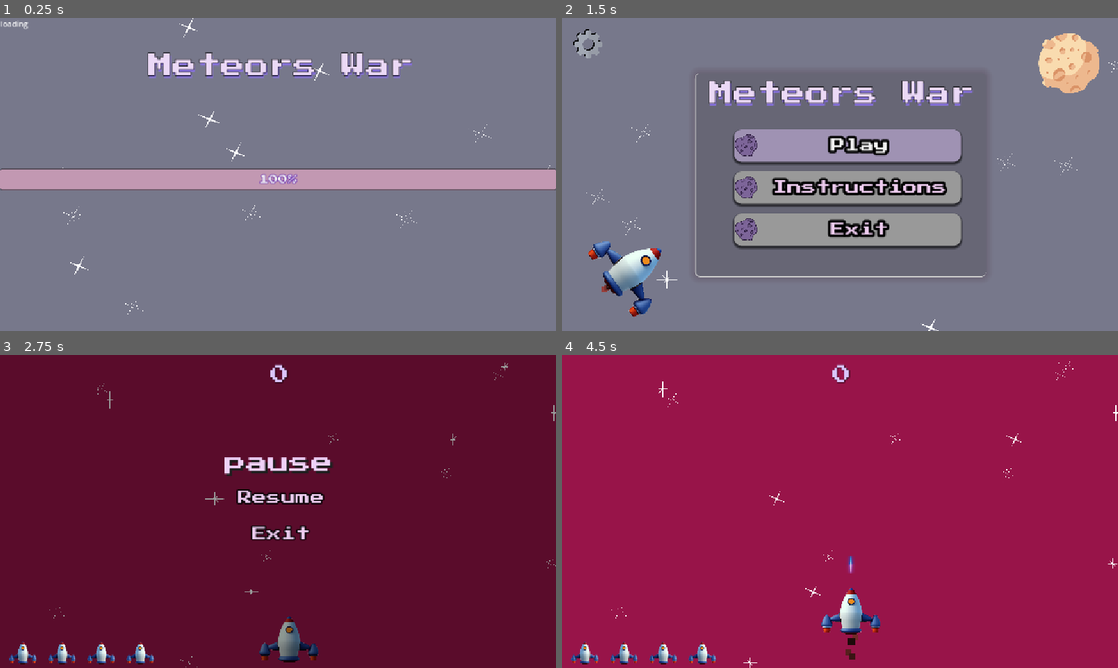
Above: before the commit, frames 1-4 (two rows, left to right).
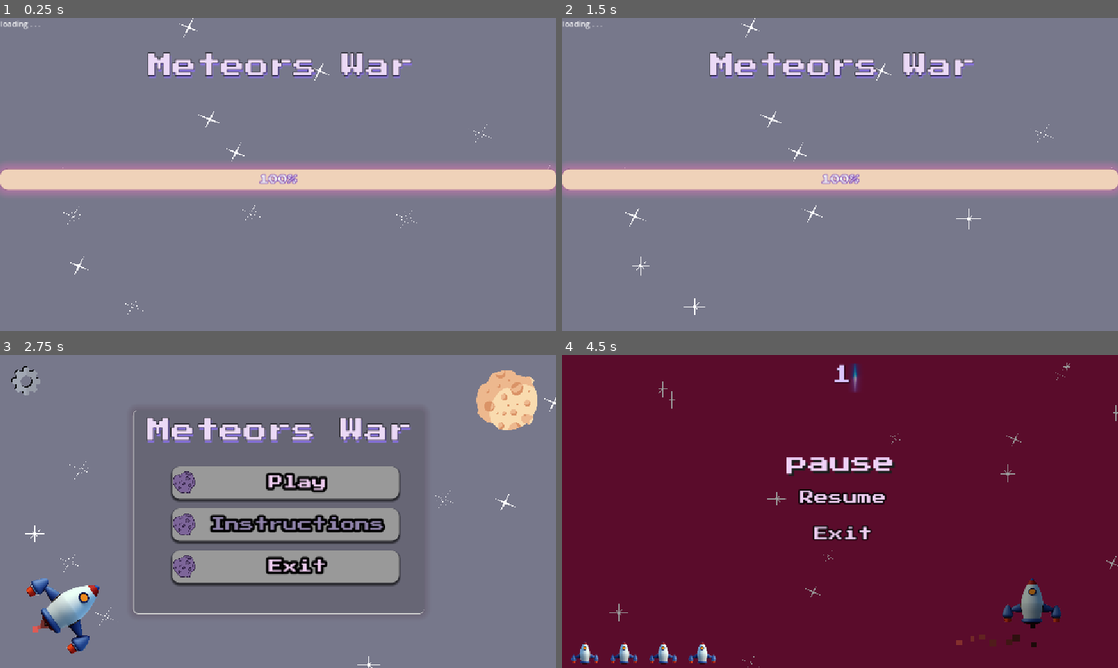
Above: after the commit, the same moments.

Repository: Alaa-Khaled210/Meteors-War
Game: Godot game, scene res://scense/screen_loading.tscn
Two runs of this game, one before a commit and one after it. Both use one fixed random seed, a clock stepped at 60 frames per second and the inputs below. Sound files missing from this copy of the repository are replaced by a short silence.
Inputs (mouse positions are in pixels of both pictures, inside the frame that each line leads up to):
- Up to frame 1 (0.25 s): no input
- Up to frame 2 (1.5 s): move the mouse to (962, 158) at 0.52 s; hold Right (right) 0.53-1.25 s; hold Space (Shoot) 0.53-1.25 s; click (845, 146) at 1.25 s, where only the run before the commit has a clickable "Play"
- Up to frame 3 (2.75 s): move the mouse to (166, 527) at 2.02 s; hold Down (down) from 2.03 s (still down); tap V (pasue) at 2.1 s
- Up to frame 4 (4.5 s): release Down (down) at 2.75 s; click (845, 483) at 2.75 s, where only the run after the commit has a clickable "Play"; move the mouse to (895, 442) at 3.52 s; hold Right (right) 3.53-4.28 s; hold Space (Shoot) 3.53-4.28 s; move the mouse to (812, 574) at 4.27 s; hold Up (up) from 4.28 s (still down); tap V (pasue) at 4.35 s

The runs differ from the first frame. In frame 1, 9.8% of the frame differs, in the area x 0-100%, y 2-57%; in frame 2, 29%; in frame 3, 100%, in the area x 0-100%, y 0-100%; in frame 4, 99%.

Commit message:
progress bar changed style

Diff:
--- a/scense/screen_loading.gd
+++ b/scense/screen_loading.gd
@@ -34,6 +34,6 @@
 			reached_100=true
 			progress_bar.value= 100.0
 		var next_scene=ResourceLoader.load_threaded_get(scene_path)
-		await get_tree().create_timer(1).timeout
+		await get_tree().create_timer(2).timeout
 		get_tree().change_scene_to_packed(next_scene)
 		MusicGame.play_home_music()
--- a/scense/screen_loading.tscn
+++ b/scense/screen_loading.tscn
@@ -25,11 +25,20 @@
 
 [sub_resource type="StyleBoxFlat" id="StyleBoxFlat_6kvbl"]
 bg_color = Color(0.760784, 0.596078, 0.698039, 1)
-corner_radius_top_left = 5
-corner_radius_top_right = 5
-corner_radius_bottom_right = 5
-corner_radius_bottom_left = 5
+corner_radius_top_left = 16
+corner_radius_top_right = 16
+corner_radius_bottom_right = 16
+corner_radius_bottom_left = 16
 shadow_size = 2
+
+[sub_resource type="StyleBoxFlat" id="StyleBoxFlat_fek54"]
+bg_color = Color(0.936599, 0.823455, 0.726927, 1)
+corner_radius_top_left = 16
+corner_radius_top_right = 16
+corner_radius_bottom_right = 16
+corner_radius_bottom_left = 16
+shadow_color = Color(0.801651, 0.464542, 0.693181, 0.6)
+shadow_size = 20
 
 [node name="screen_loading" type="Control"]
 layout_mode = 3
@@ -138,7 +147,8 @@
 theme_override_constants/outline_size = 5
 theme_override_fonts/font = ExtResource("1_1t4i8")
 theme_override_font_sizes/font_size = 20
-theme_override_styles/fill = SubResource("StyleBoxFlat_6kvbl")
+theme_override_styles/background = SubResource("StyleBoxFlat_6kvbl")
+theme_override_styles/fill = SubResource("StyleBoxFlat_fek54")
 
 [node name="title" type="Label" parent="."]
 layout_mode = 1
@@ -170,4 +180,4 @@
 layout_mode = 0
 offset_right = 91.0
 offset_bottom = 40.0
-text = "loading"
+text = "loading . . ."
Not shown: 1 places in scense/screen_loading.tscn that only renumber resources
